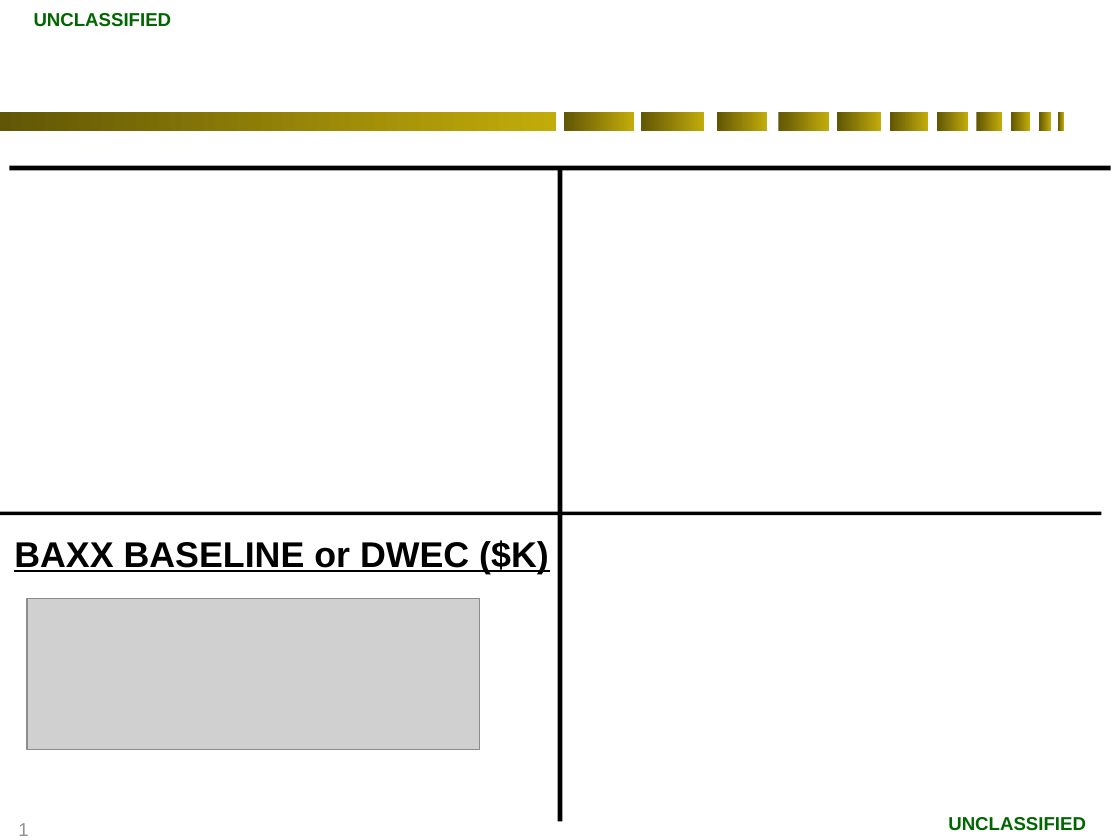
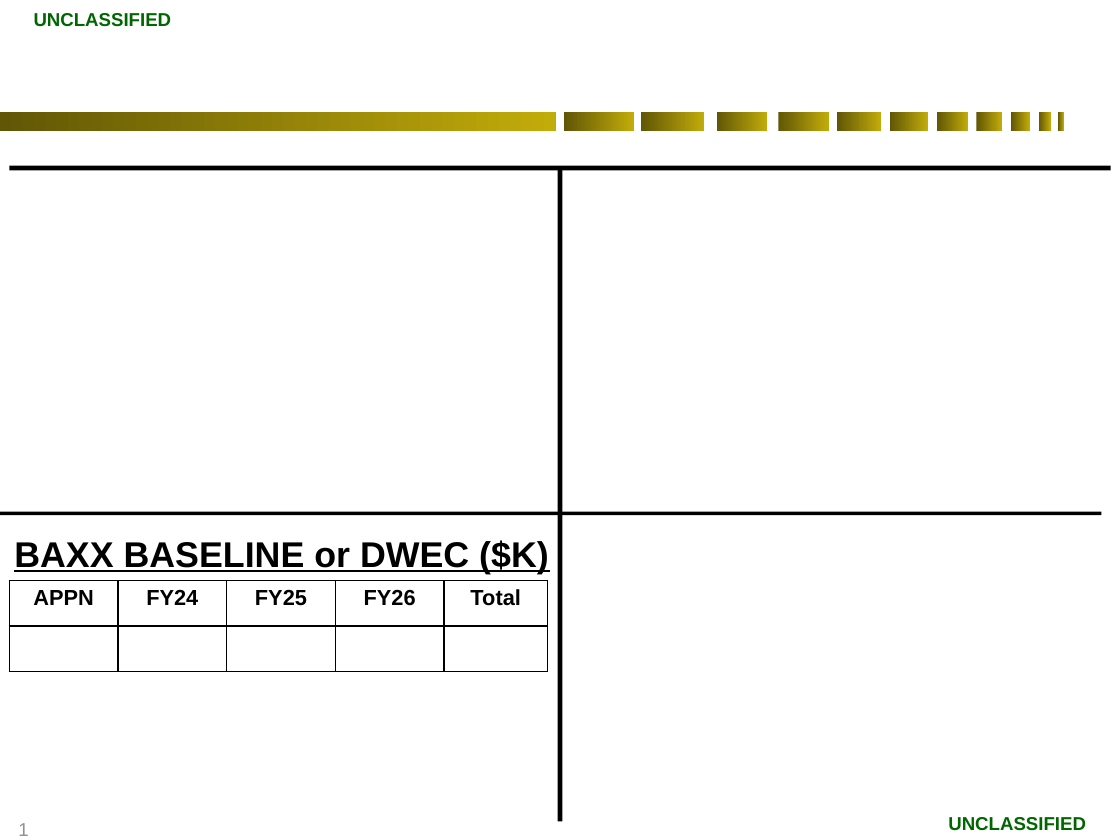
Before and after one commit to oes-webteam/Excel2PPT, a slide deck: slide 1 of QuadChartTemplate.pptx. Drawn at 1120x840 pixels with LibreOffice and Linux fonts; fonts in the diff are those of the drawing; grey boxes stand for pictures; background and template pictures are left out. Boxes give left, top, right and bottom in pixels: in the first picture for what was removed or moved away, otherwise in the second. Text is boxed around its words. In the diff, an @@ line names an element or a change of style, - is before the commit and + after.

```diff
--- a/QuadChartTemplate.pptx
+++ b/QuadChartTemplate.pptx
@@ table added at [9, 580, 547, 671], 2 rows, 5 columns @@
+APPN | FY24 | FY25 | FY26 | Total
+ |  |  |  | 
@@ picture removed at [27, 599, 479, 750] @@
```
Also in this commit, not shown: 1 other file.
